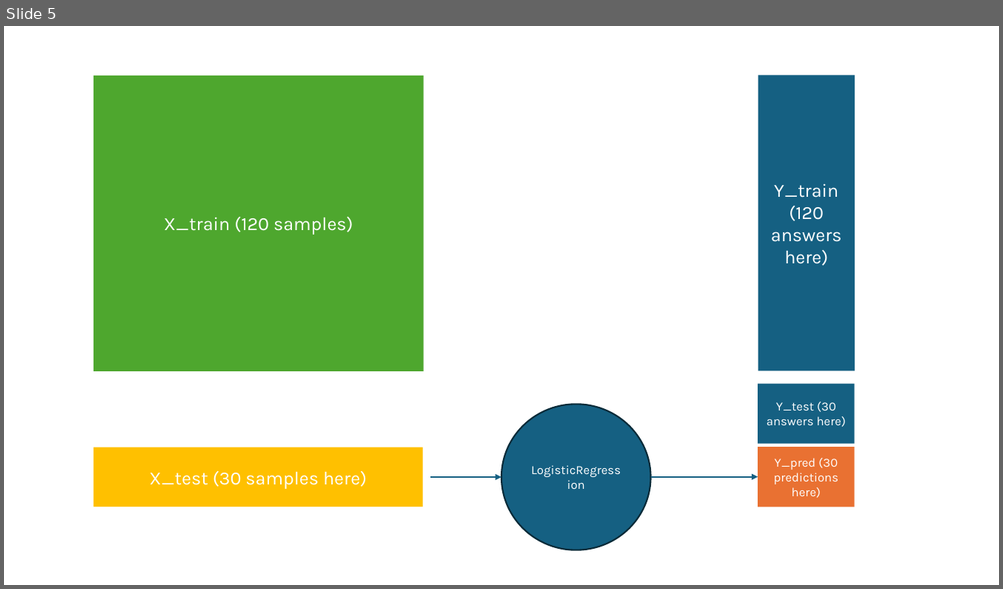
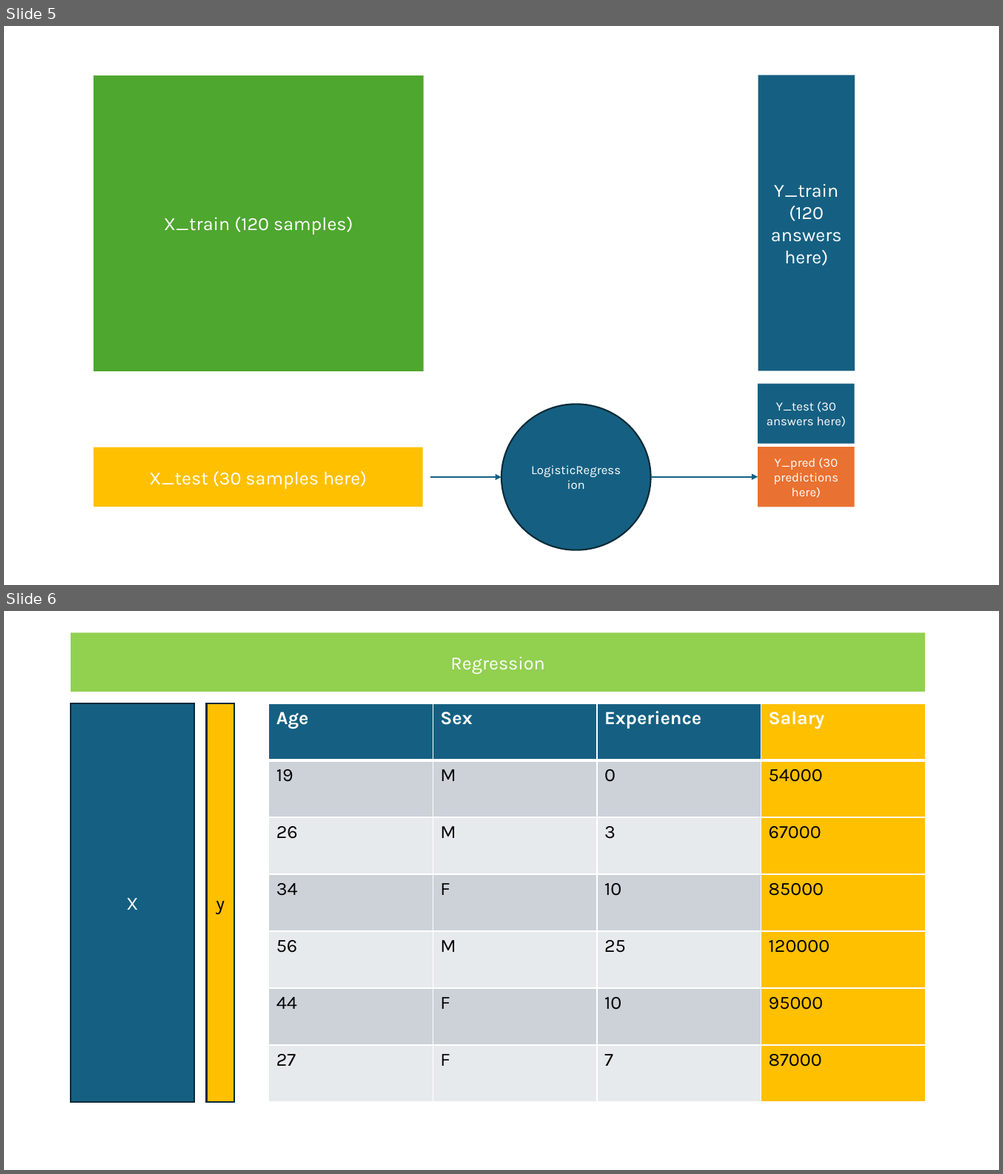
Before and after one commit to aitechinstitute/int-ai-ds-25-08-course-materials-all-int-ai-ds-25-08-template, a slide deck: week_7/slides/amir_sketching_train_test_split.pptx. Shown one above the other, each under a label of ours: slide 5 before the commit, slides 5 and 6 after it. The pictures are 1003x589 and 1003x1174 pixels, drawn with LibreOffice and Linux fonts; fonts in the diff are those of the drawing. Boxes give left, top, right and bottom in pixels: in the first picture for what was removed or moved away, otherwise in the second. Text is boxed around its words. In the diff, an @@ line names an element or a change of style, - is before the commit and + after.

```diff
--- a/week_7/slides/amir_sketching_train_test_split.pptx
+++ b/week_7/slides/amir_sketching_train_test_split.pptx
@@ slide 6 added at (4,611,999,1170), background #FFFFFF @@
@@ rectangle added at (71,632,925,692), fill #92D050, 18 pt, text #FFFFFF @@
+Regression
@@ rectangle added at (71,703,193,1102), fill #156082, outline #092A39 1.5 pt, 18 pt, text #FFFFFF @@
+X
@@ rectangle added at (206,703,234,1102), fill #FFC000, outline #092A39 1.5 pt, 18 pt, text #000000 @@
+y
@@ table added at (269,703,925,1102), 7 rows, 4 columns @@
+Age | Sex | Experience | Salary
+19 | M | 0 | 54000
+26 | M | 3 | 67000
+34 | F | 10 | 85000
+56 | M | 25 | 120000
+44 | F | 10 | 95000
+27 | F | 7 | 87000
```
Also in this commit, not shown: 6 other slides added, 7 other files.
